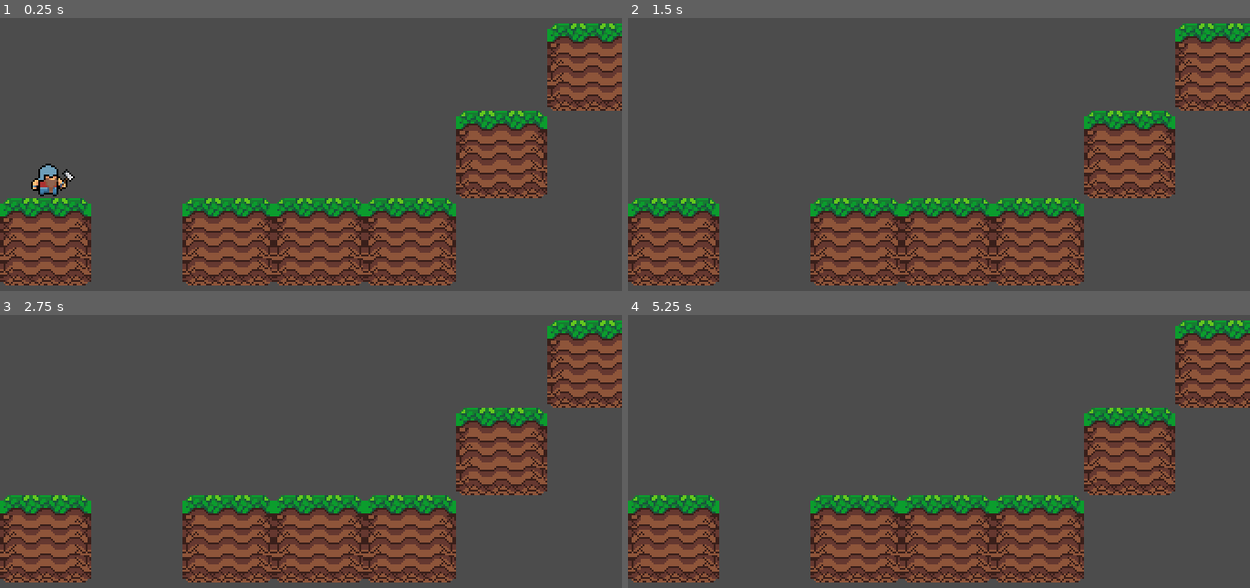
Above: before the commit, frames 1-4 (two rows, left to right).
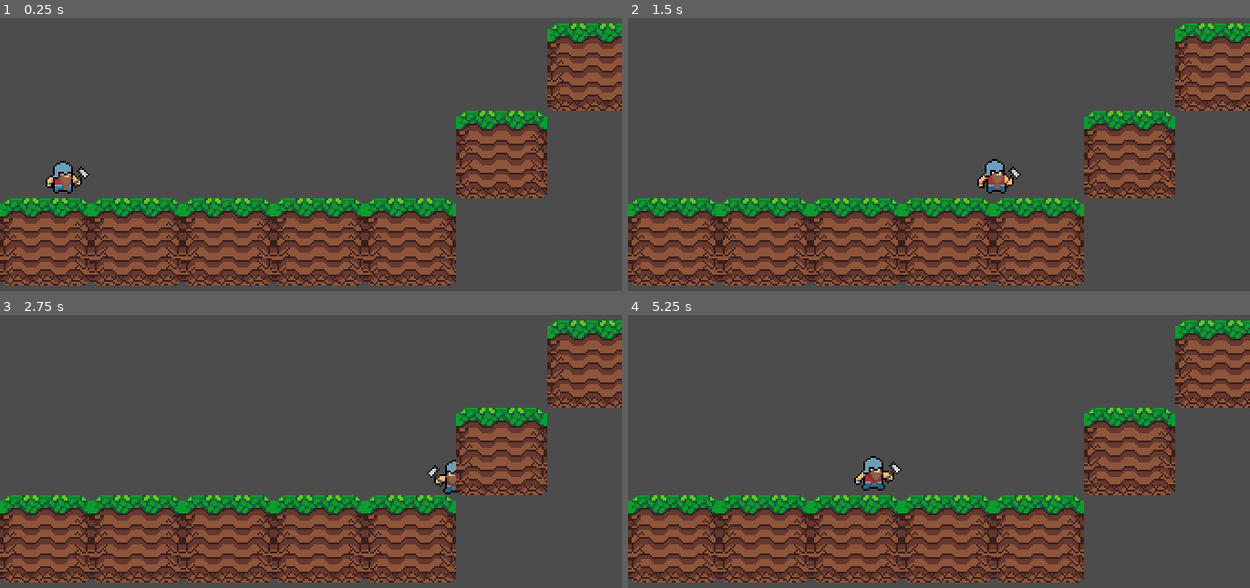
Above: after the commit, the same moments.

Repository: FelipePardim/Platform-Tower-Defense
Game: Godot game, scene res://Game.tscn
Two runs of this game, one before a commit and one after it. Both use one fixed random seed, a clock stepped at 60 frames per second and the inputs below.
Inputs:
- Up to frame 1 (0.25 s): no input
- Up to frame 2 (1.5 s): tap Enter (ui_accept) at 0.5, 1.35 s; hold Enter (ui_accept) 0.53-1.28 s; hold Right (ui_right) from 0.53 s (still down)
- Up to frame 3 (2.75 s): tap Enter (ui_accept) at 1.52, 1.82 s; release Right (ui_right) at 2.03 s; hold Left (ui_left) from 2.03 s (still down); hold Enter (ui_accept) from 2.03 s (still down)
- Up to frame 4 (5.25 s): release Left (ui_left) at 2.78 s; release Enter (ui_accept) at 2.78 s; hold Right (ui_right) 2.78-4.28 s; tap Enter (ui_accept) at 2.85, 3.02, 3.32, 3.5, 4.35, 4.52, 4.82 s; hold Enter (ui_accept) 3.53-4.28 s; hold Left (ui_left) 4.28-5.03 s; hold Right (ui_right) from 5.03 s (still down); hold Enter (ui_accept) from 5.03 s (still down)

The runs differ from the first frame. In frame 1, 5.4% of the frame differs, in the area x 4-30%, y 52-98%; in frame 2, 5.1%; in frame 3, 5.0%; in frame 4, 5.2%.

Commit message:
Player build animation

Diff:
--- a/Game.tscn
+++ b/Game.tscn
@@ -39,4 +39,4 @@
 tile_set = SubResource( 2 )
 cell_size = Vector2( 50, 48 )
 format = 1
-tile_data = PoolIntArray( 65542, 0, 0, 131077, 0, 0, 196608, 0, 0, 196610, 0, 0, 196611, 0, 0, 196612, 0, 0 )
+tile_data = PoolIntArray( 65542, 0, 0, 131077, 0, 0, 196608, 0, 0, 196609, 0, 0, 196610, 0, 0, 196611, 0, 0, 196612, 0, 0 )
--- a/Player/Player.gd
+++ b/Player/Player.gd
@@ -16,7 +16,6 @@
 # Player states
 enum {
 	MOVE,
-	JUMP,
 	BUILD,
 	RUN,
 	DEAD
@@ -27,31 +26,23 @@
 	match state:
 		MOVE:
 			move_state(delta)
-		JUMP:
-			pass
 		BUILD:
-			pass
+			build_state(delta)
 		RUN:
 			pass
 		DEAD:
 			pass
+	get_input()
 
 # Side move mechanic
 func move_state(delta):
-	get_input()
 	velocity.y += GRAVITY * delta
 	velocity = move_and_slide(velocity, Vector2.UP)
-	if Input.is_action_just_pressed("ui_up"):
-		if is_on_floor():
-			velocity.y = JUMP_SPEED
-
-# Jump mechanic
-func jump_state(delta):
-	pass
 
 # Build mechanic
 func build_state(delta):
-	pass
+	if is_on_floor():
+		sprite.play("build")
 
 # Run (sprint) mechanic
 func run_state(delta):
@@ -66,8 +57,17 @@
 	if Input.is_action_pressed("ui_right"):
 		velocity.x += SPEED
 		sprite.play("walk right")
+		state = MOVE
 	if Input.is_action_pressed("ui_left"):
 		velocity.x -= SPEED
 		sprite.play("walk left")
+		state = MOVE
+	if Input.is_action_pressed("ui_up"):
+		if is_on_floor():
+			velocity.y = JUMP_SPEED
+			sprite.play("jump")
+			state = MOVE
+	if Input.is_action_pressed("ui_accept"):
+		state = BUILD
 	else:
 		sprite.play("idle")
--- a/Player/Player.tscn
+++ b/Player/Player.tscn
@@ -1,10 +1,10 @@
-[gd_scene load_steps=31 format=2]
+[gd_scene load_steps=38 format=2]
 
 [ext_resource path="res://Player/Player.gd" type="Script" id=1]
 [ext_resource path="res://Player/player.png" type="Texture" id=2]
 
 [sub_resource type="RectangleShape2D" id=1]
-extents = Vector2( 7.39489, 9.70469 )
+extents = Vector2( 7.7264, 9.54714 )
 
 [sub_resource type="AtlasTexture" id=2]
 atlas = ExtResource( 2 )
@@ -57,6 +57,34 @@
 [sub_resource type="AtlasTexture" id=28]
 atlas = ExtResource( 2 )
 region = Rect2( 224, 174, 32, 29 )
+
+[sub_resource type="AtlasTexture" id=34]
+atlas = ExtResource( 2 )
+region = Rect2( 0, 87, 32, 29 )
+
+[sub_resource type="AtlasTexture" id=35]
+atlas = ExtResource( 2 )
+region = Rect2( 32, 87, 32, 29 )
+
+[sub_resource type="AtlasTexture" id=36]
+atlas = ExtResource( 2 )
+region = Rect2( 64, 87, 32, 29 )
+
+[sub_resource type="AtlasTexture" id=37]
+atlas = ExtResource( 2 )
+region = Rect2( 96, 87, 32, 29 )
+
+[sub_resource type="AtlasTexture" id=38]
+atlas = ExtResource( 2 )
+region = Rect2( 128, 87, 32, 29 )
+
+[sub_resource type="AtlasTexture" id=39]
+atlas = ExtResource( 2 )
+region = Rect2( 160, 87, 32, 29 )
+
+[sub_resource type="AtlasTexture" id=40]
+atlas = ExtResource( 2 )
+region = Rect2( 192, 87, 32, 29 )
 
 [sub_resource type="AtlasTexture" id=29]
 atlas = ExtResource( 2 )
@@ -122,6 +150,11 @@
 "name": "walk left",
 "speed": 10.0
 }, {
+"frames": [ SubResource( 34 ), SubResource( 35 ), SubResource( 36 ), SubResource( 37 ), SubResource( 38 ), SubResource( 39 ), SubResource( 40 ) ],
+"loop": true,
+"name": "build",
+"speed": 10.0
+}, {
 "frames": [ SubResource( 29 ), SubResource( 30 ), SubResource( 31 ), SubResource( 32 ), SubResource( 33 ) ],
 "loop": true,
 "name": "jump",
@@ -137,8 +170,10 @@
 script = ExtResource( 1 )
 
 [node name="PlayerCollision" type="CollisionShape2D" parent="."]
+position = Vector2( 1.59195, 1.87288 )
 shape = SubResource( 1 )
 
 [node name="AnimatedSprite" type="AnimatedSprite" parent="."]
+position = Vector2( 8, 0 )
 frames = SubResource( 7 )
-animation = "jump"
+animation = "build"
